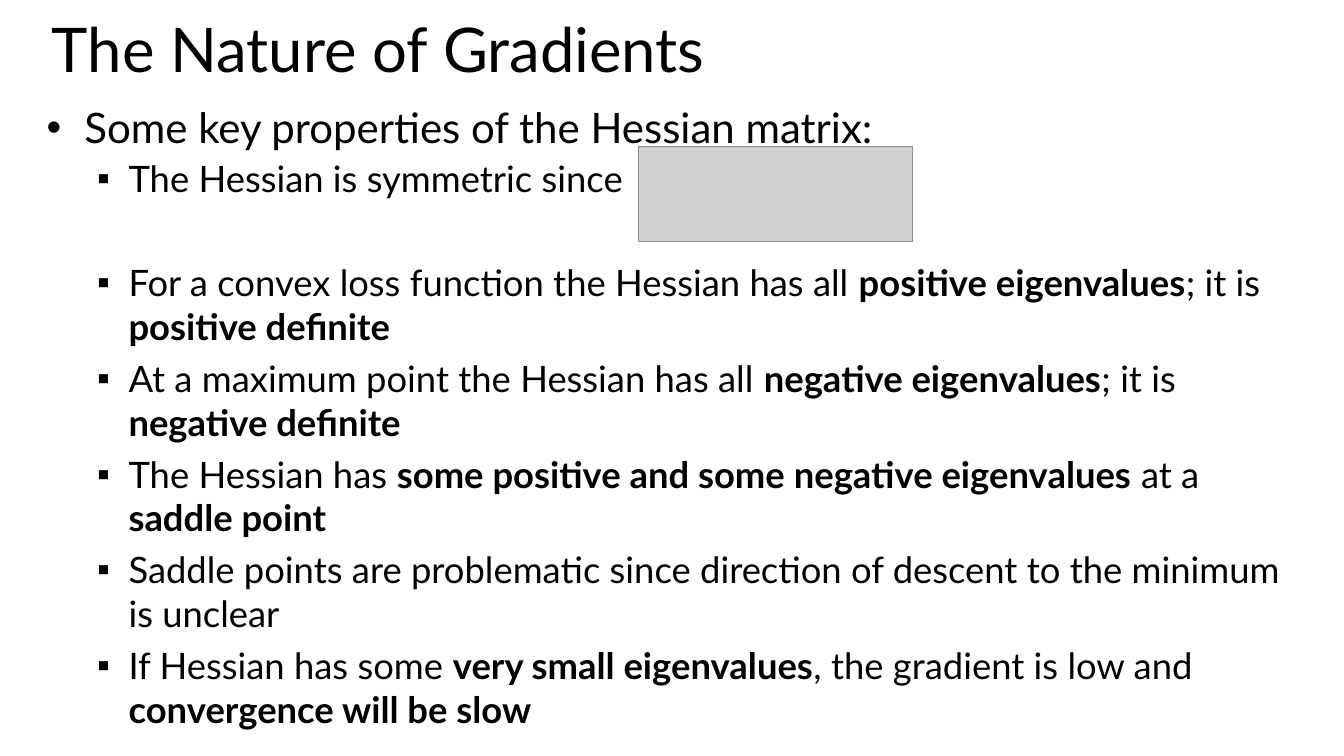
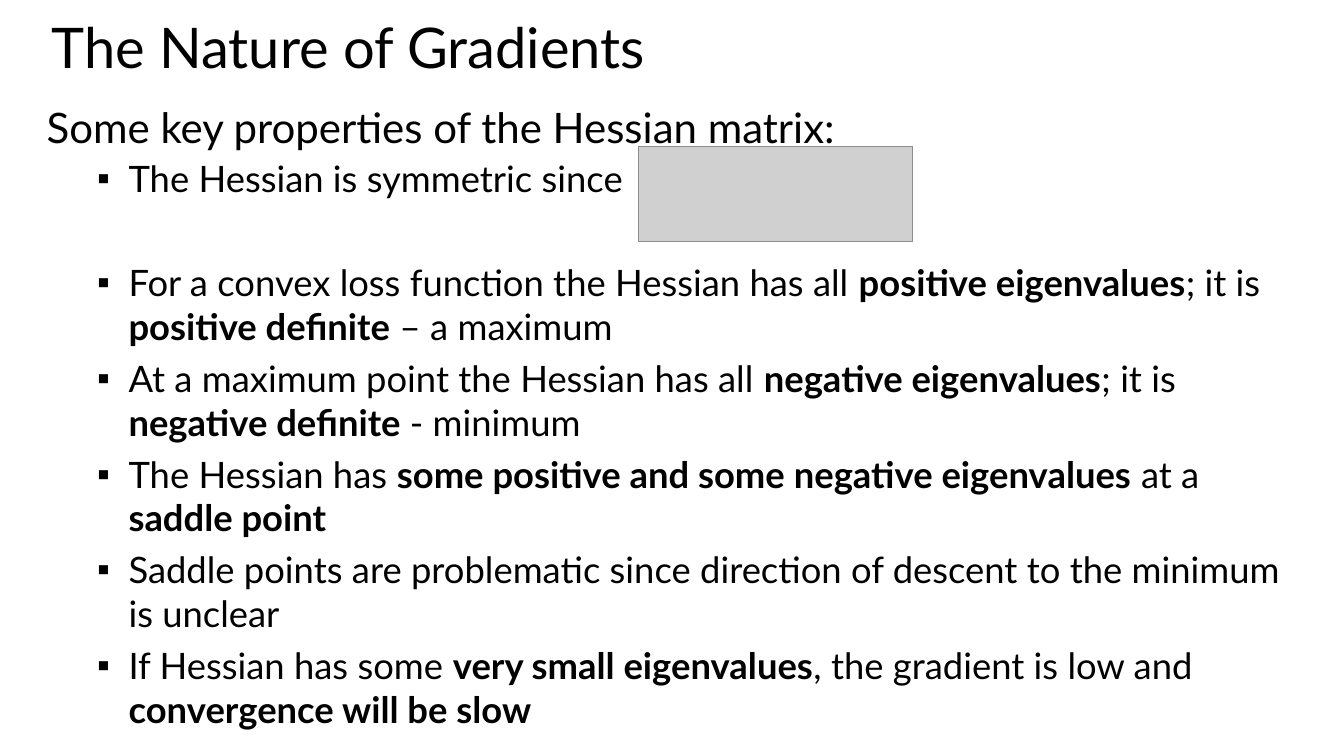
Before and after one commit to StephenElston/CSCI-E25, a slide deck: slide 19 of Slides/7_RegularizationAndOptimization.pptx. Drawn at 1344x756 pixels with LibreOffice and Linux fonts; fonts in the diff are those of the drawing; grey boxes stand for pictures. Boxes give left, top, right and bottom in pixels: in the first picture for what was removed or moved away, otherwise in the second. Text is boxed around its words. In the diff, an @@ line names an element or a change of style, - is before the commit and + after.

```diff
--- a/Slides/7_RegularizationAndOptimization.pptx
+++ b/Slides/7_RegularizationAndOptimization.pptx
@@ title "The Nature of Gradients" at box(52, 26, 645, 69): size 44 to 40 pt @@
@@ text at box(47, 112, 835, 151): bullet • to none @@
@@ text at box(129, 269, 1260, 443): text changed @@
-  ▪ For a convex loss function the Hessian has all positive eigenvalues; it is positive definite
-  ▪ At a maximum point the Hessian has all negative eigenvalues; it is negative definite
+  ▪ For a convex loss function the Hessian has all positive eigenvalues; it is positive definite – a maximum
+  ▪ At a maximum point the Hessian has all negative eigenvalues; it is negative definite - minimum
```
Also in this commit, not shown: 19 other slides changed, 1 slide added.
